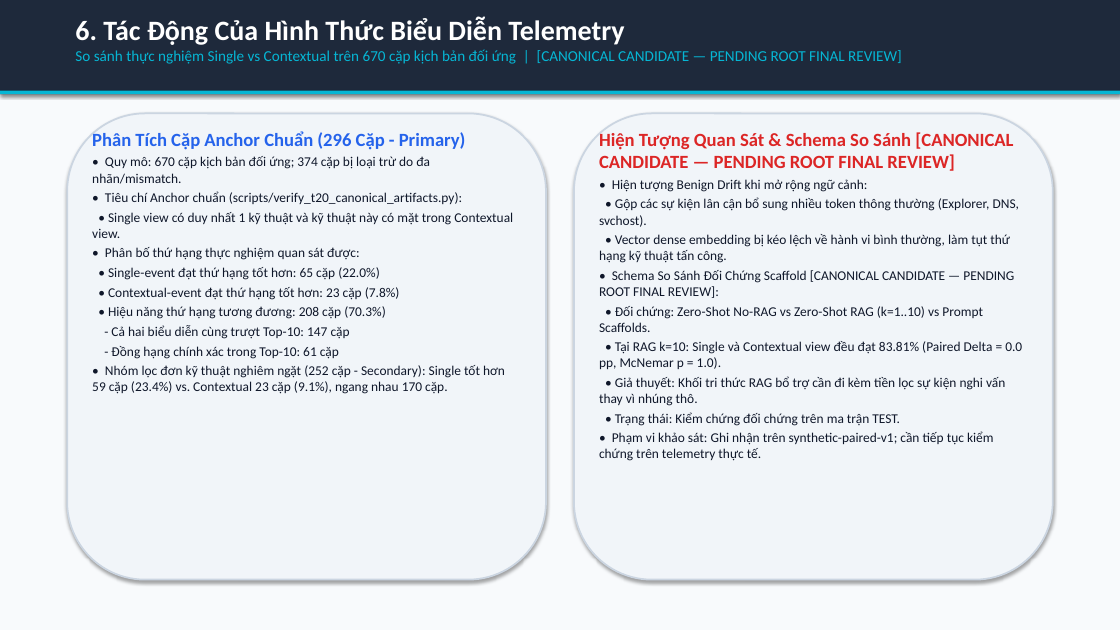
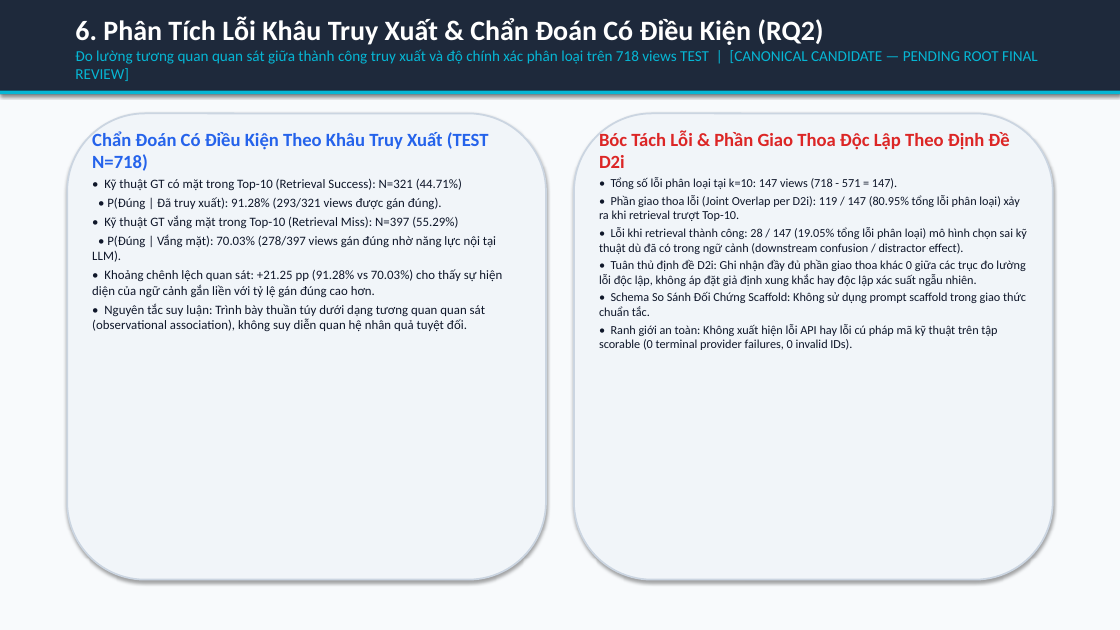
Before and after one commit to habachcp6/RAG2ATTCK, a slide deck: slide 7 of docs/presentation/slides.pptx. Drawn at 1120x630 pixels with LibreOffice and Linux fonts; fonts in the diff are those of the drawing. Boxes give left, top, right and bottom in pixels: in the first picture for what was removed or moved away, otherwise in the second. Text is boxed around its words. In the diff, an @@ line names an element or a change of style, - is before the commit and + after.

```diff
--- a/docs/presentation/slides.pptx
+++ b/docs/presentation/slides.pptx
@@ text at <box>75,17,1038,81</box>: text changed @@
-6. Tác Động Của Hình Thức Biểu Diễn Telemetry
-So sánh thực nghiệm Single vs Contextual trên 670 cặp kịch bản đối ứng | [CANONICAL CANDIDATE — PENDING ROOT FINAL REVIEW]
+6. Phân Tích Lỗi Khâu Truy Xuất & Chẩn Đoán Có Điều Kiện (RQ2)
+Đo lường tương quan quan sát giữa thành công truy xuất và độ chính xác phân loại trên 718 views TEST | [CANONICAL CANDIDATE — PENDING ROOT FINAL REVIEW]
@@ text at <box>92,131,502,331</box>: text changed; size 11.5 to 11 pt @@
-Phân Tích Cặp Anchor Chuẩn (296 Cặp - Primary)
-• Quy mô: 670 cặp kịch bản đối ứng; 374 cặp bị loại trừ do đa nhãn/mismatch.
-• Tiêu chí Anchor chuẩn (scripts/verify_t20_canonical_artifacts.py):
-• Single view có duy nhất 1 kỹ thuật và kỹ thuật này có mặt trong Contextual view.
-• Phân bố thứ hạng thực nghiệm quan sát được:
-• Single-event đạt thứ hạng tốt hơn: 65 cặp (22.0%)
-• Contextual-event đạt thứ hạng tốt hơn: 23 cặp (7.8%)
-• Hiệu năng thứ hạng tương đương: 208 cặp (70.3%)
-- Cả hai biểu diễn cùng trượt Top-10: 147 cặp
-- Đồng hạng chính xác trong Top-10: 61 cặp
-• Nhóm lọc đơn kỹ thuật nghiêm ngặt (252 cặp - Secondary): Single tốt hơn 59 cặp (23.4%) vs. Contextual 23 cặp (9.1%), ngang nhau 170 cặp.
+Chẩn Đoán Có Điều Kiện Theo Khâu Truy Xuất (TEST N=718)
+• Kỹ thuật GT có mặt trong Top-10 (Retrieval Success): N=321 (44.71%)
+• P(Đúng | Đã truy xuất): 91.28% (293/321 views được gán đúng).
+• Kỹ thuật GT vắng mặt trong Top-10 (Retrieval Miss): N=397 (55.29%)
+• P(Đúng | Vắng mặt): 70.03% (278/397 views gán đúng nhờ năng lực nội tại LLM).
+• Khoảng chênh lệch quan sát: +21.25 pp (91.28% vs 70.03%) cho thấy sự hiện diện của ngữ cảnh gắn liền với tỷ lệ gán đúng cao hơn.
+• Nguyên tắc suy luận: Trình bày thuần túy dưới dạng tương quan quan sát (observational association), không suy diễn quan hệ nhân quả tuyệt đối.
@@ text at <box>599,131,1027,350</box>: text changed; size 11.5 to 10.5 pt @@
-Hiện Tượng Quan Sát & Schema So Sánh [CANONICAL CANDIDATE — PENDING ROOT FINAL REVIEW]
-• Hiện tượng Benign Drift khi mở rộng ngữ cảnh:
-• Gộp các sự kiện lân cận bổ sung nhiều token thông thường (Explorer, DNS, svchost).
-• Vector dense embedding bị kéo lệch về hành vi bình thường, làm tụt thứ hạng kỹ thuật tấn công.
-• Schema So Sánh Đối Chứng Scaffold [CANONICAL CANDIDATE — PENDING ROOT FINAL REVIEW]:
-• Đối chứng: Zero-Shot No-RAG vs Zero-Shot RAG (k=1..10) vs Prompt Scaffolds.
-• Tại RAG k=10: Single và Contextual view đều đạt 83.81% (Paired Delta = 0.0 pp, McNemar p = 1.0).
-• Giả thuyết: Khối tri thức RAG bổ trợ cần đi kèm tiền lọc sự kiện nghi vấn thay vì nhúng thô.
-• Trạng thái: Kiểm chứng đối chứng trên ma trận TEST.
-• Phạm vi khảo sát: Ghi nhận trên synthetic-paired-v1; cần tiếp tục kiểm chứng trên telemetry thực tế.
+Bóc Tách Lỗi & Phần Giao Thoa Độc Lập Theo Định Đề D2i
+• Tổng số lỗi phân loại tại k=10: 147 views (718 - 571 = 147).
+• Phần giao thoa lỗi (Joint Overlap per D2i): 119 / 147 (80.95% tổng lỗi phân loại) xảy ra khi retrieval trượt Top-10.
+• Lỗi khi retrieval thành công: 28 / 147 (19.05% tổng lỗi phân loại) mô hình chọn sai kỹ thuật dù đã có trong ngữ cảnh (downstream confusion / distractor effect).
+• Tuân thủ định đề D2i: Ghi nhận đầy đủ phần giao thoa khác 0 giữa các trục đo lường lỗi độc lập, không áp đặt giả định xung khắc hay độc lập xác suất ngẫu nhiên.
+• Schema So Sánh Đối Chứng Scaffold: Không sử dụng prompt scaffold trong giao thức chuẩn tắc.
+• Ranh giới an toàn: Không xuất hiện lỗi API hay lỗi cú pháp mã kỹ thuật trên tập scorable (0 terminal provider failures, 0 invalid IDs).
```
Also in this commit, not shown: 3 other slides changed, 10 other files.
